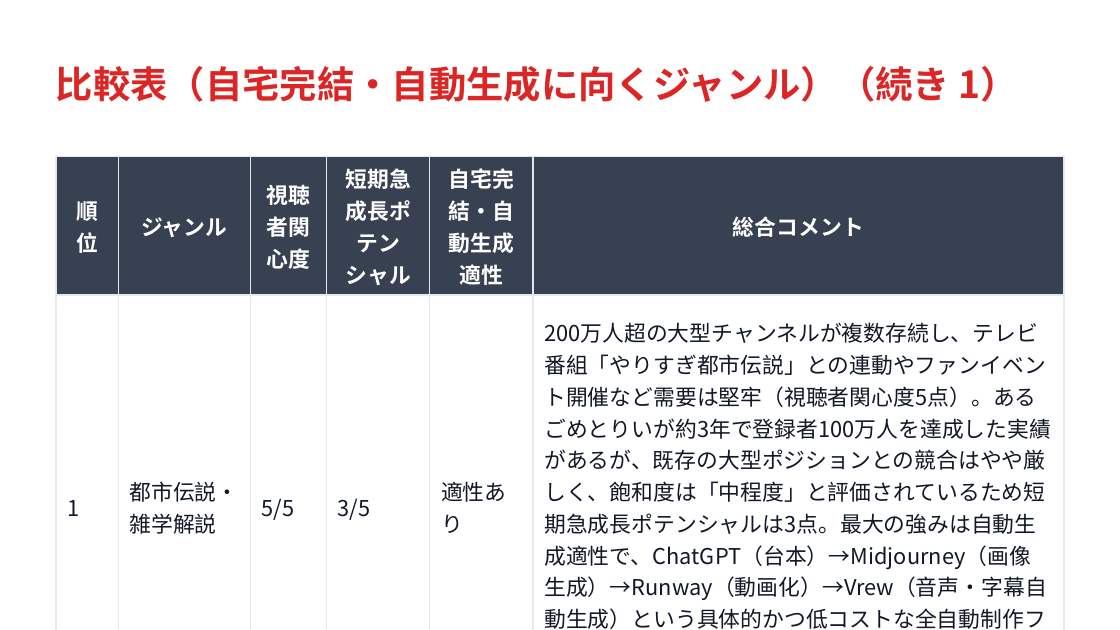
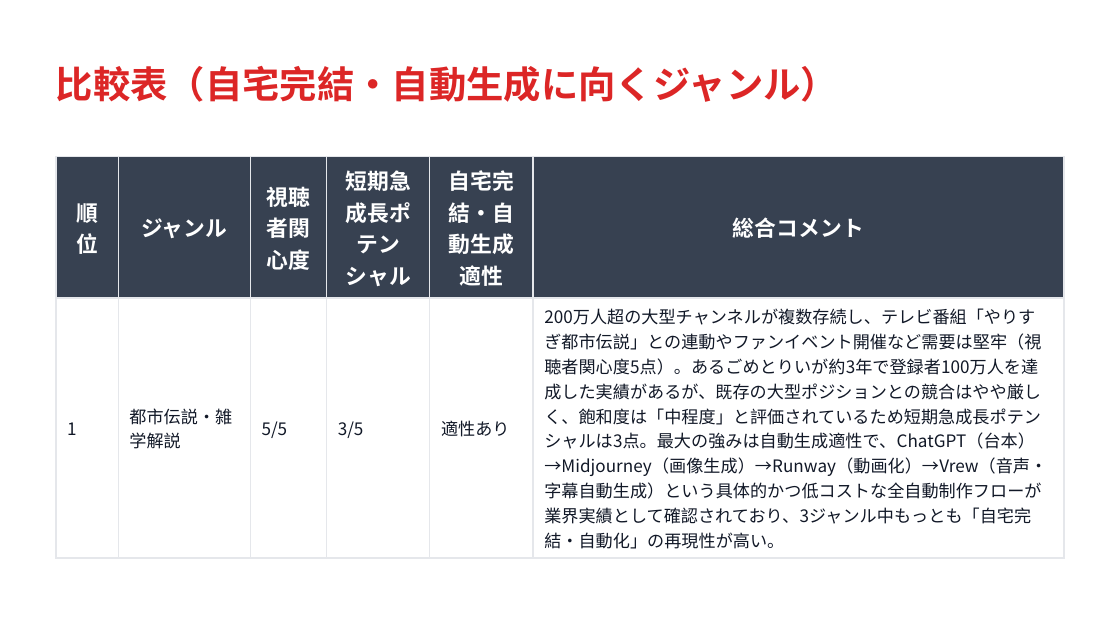
Before and after one commit to ergtronix/youtube-topic-scout, a slide deck: slide 4 of output/20260731/slides/genre-scout.pptx (slide 3 before the commit). Drawn at 1120x630 pixels with LibreOffice and Linux fonts; fonts in the diff are those of the drawing. Boxes give left, top, right and bottom in pixels: in the first picture for what was removed or moved away, otherwise in the second. Text is boxed around its words. In the diff, an @@ line names an element or a change of style, - is before the commit and + after.

```diff
--- a/output/20260731/slides/genre-scout.pptx
+++ b/output/20260731/slides/genre-scout.pptx
@@ text at box(56, 66, 838, 102): text changed @@
-比較表（自宅完結・自動生成に向くジャンル）（続き 1）
+比較表（自宅完結・自動生成に向くジャンル）
@@ table at box(56, 157, 1064, 553) @@
@@ size 14 to 11 pt in "1", "都市伝説・雑学解説", "5/5", "3/5" and 2 more places @@
```
Also in this commit, not shown: 3 other slides changed, 1 slide added, 9 other files.
